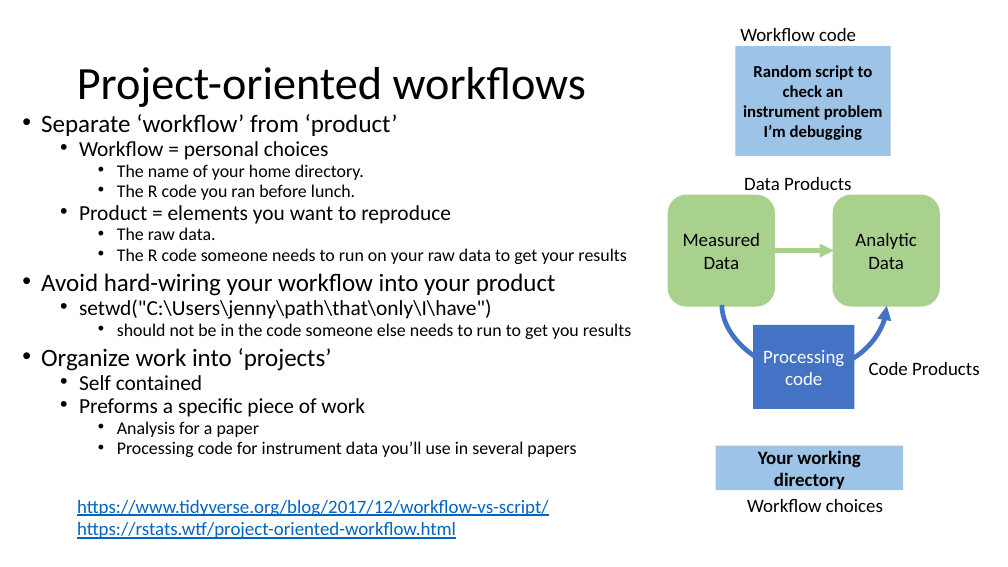
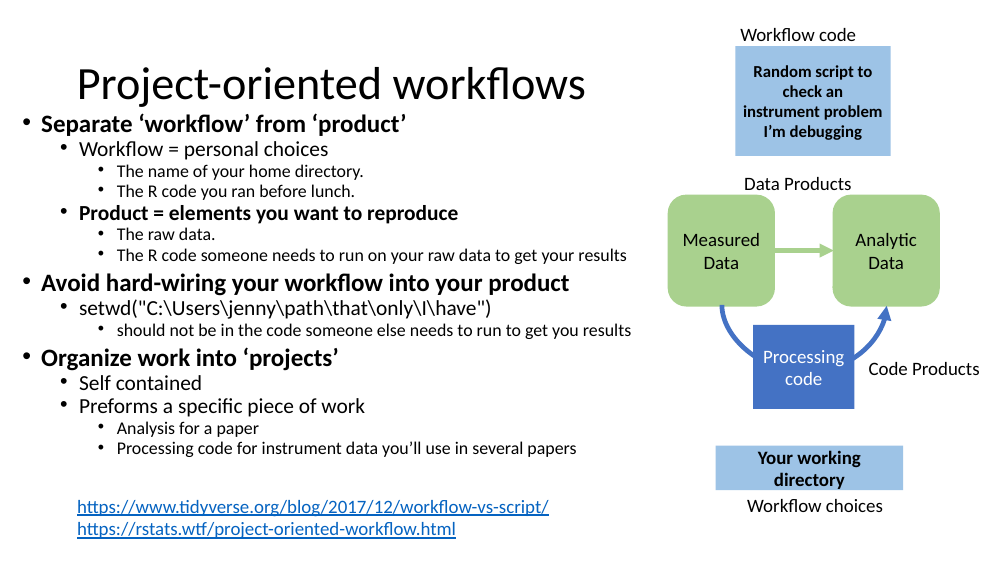
Before and after one commit to UO-Data-Science/NetNeuro2024, a slide deck: slide 13 of docs/slides/Good_Data_Practices.pptx. Drawn at 1008x567 pixels with LibreOffice and Linux fonts; fonts in the diff are those of the drawing. Boxes give left, top, right and bottom in pixels: in the first picture for what was removed or moved away, otherwise in the second. Text is boxed around its words. In the diff, an @@ line names an element or a change of style, - is before the commit and + after.

```diff
--- a/docs/slides/Good_Data_Practices.pptx
+++ b/docs/slides/Good_Data_Practices.pptx
@@ text at (41, 113, 569, 371): bold on in "Separate ‘workflow’ from ‘product’", "Product = elements you want to reproduce", "Avoid hard-wiring your workflow into your product", "Organize work into ‘projects’" @@
```
Also in this commit, not shown: 12 other slides changed, 1 slide added.
